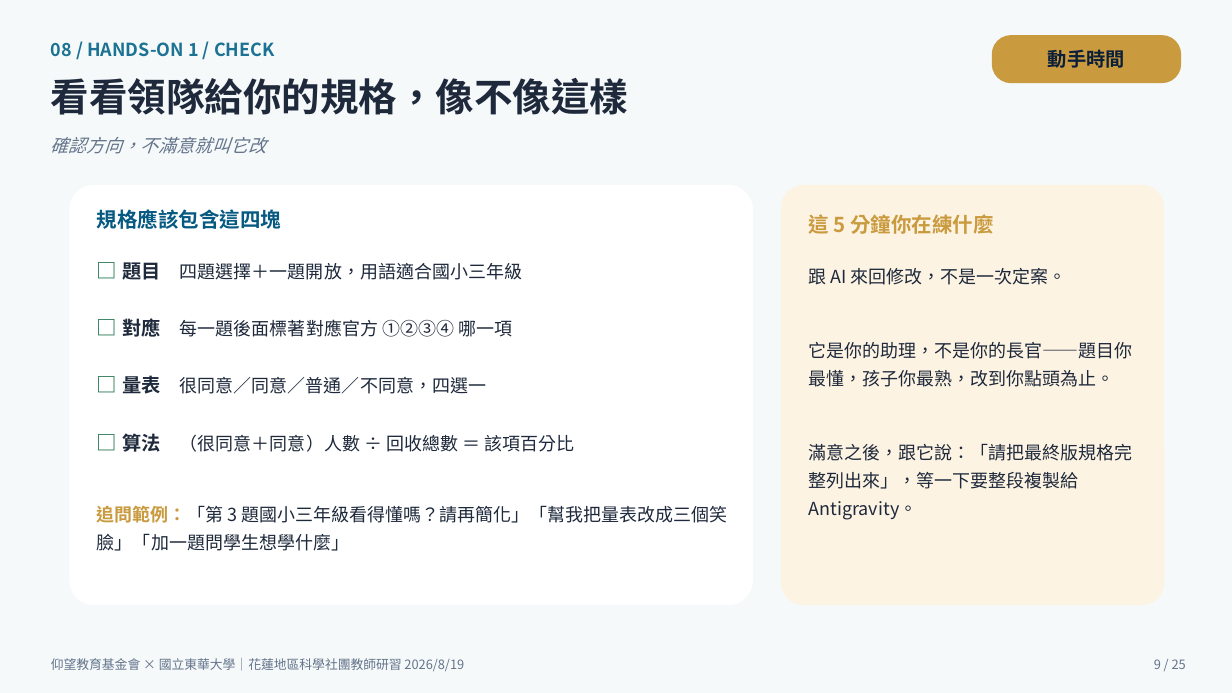
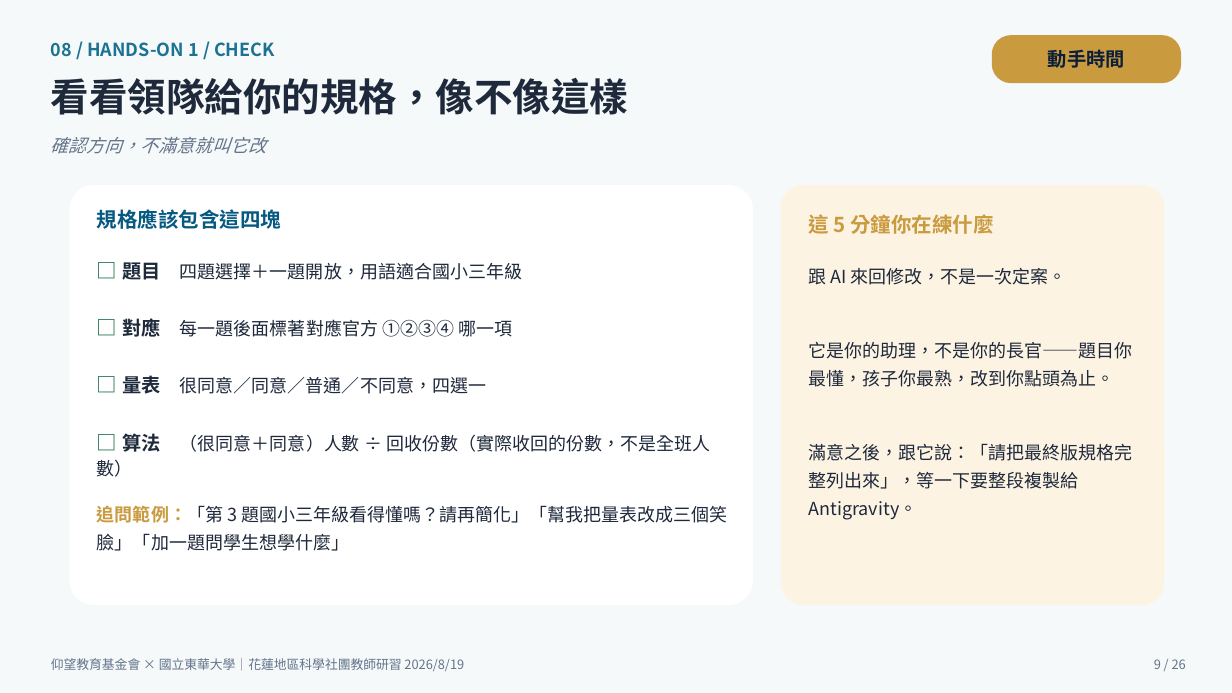
Before and after one commit to cwstedctw/sci-club-toolkit, a slide deck: slide 9 of part2-豐兆/20260819仰望研習主講_從零打造社團管理系統_游豐兆.pptx. Drawn at 1232x693 pixels with LibreOffice and Linux fonts; fonts in the diff are those of the drawing. Boxes give left, top, right and bottom in pixels: in the first picture for what was removed or moved away, otherwise in the second. Text is boxed around its words. In the diff, an @@ line names an element or a change of style, - is before the commit and + after.

```diff
--- a/part2-豐兆/20260819仰望研習主講_從零打造社團管理系統_游豐兆.pptx
+++ b/part2-豐兆/20260819仰望研習主講_從零打造社團管理系統_游豐兆.pptx
@@ text at box(97, 433, 710, 477): text changed @@
-□ 算法 （很同意＋同意）人數 ÷ 回收總數 ＝ 該項百分比
+□ 算法 （很同意＋同意）人數 ÷ 回收份數（實際收回的份數，不是全班人數）
@@ text at box(1154, 659, 1186, 669): text changed @@
-9 / 25
+9 / 26
```
Also in this commit, not shown: 22 other slides changed, 1 slide added, 3 other files.
